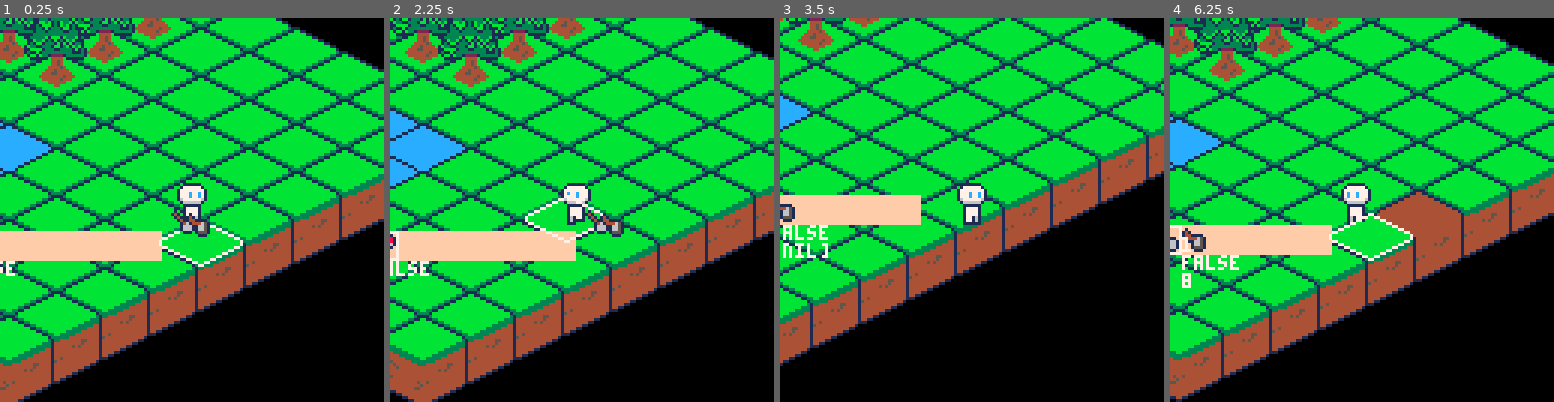
Above: before the commit, frames 1-4 (left to right).
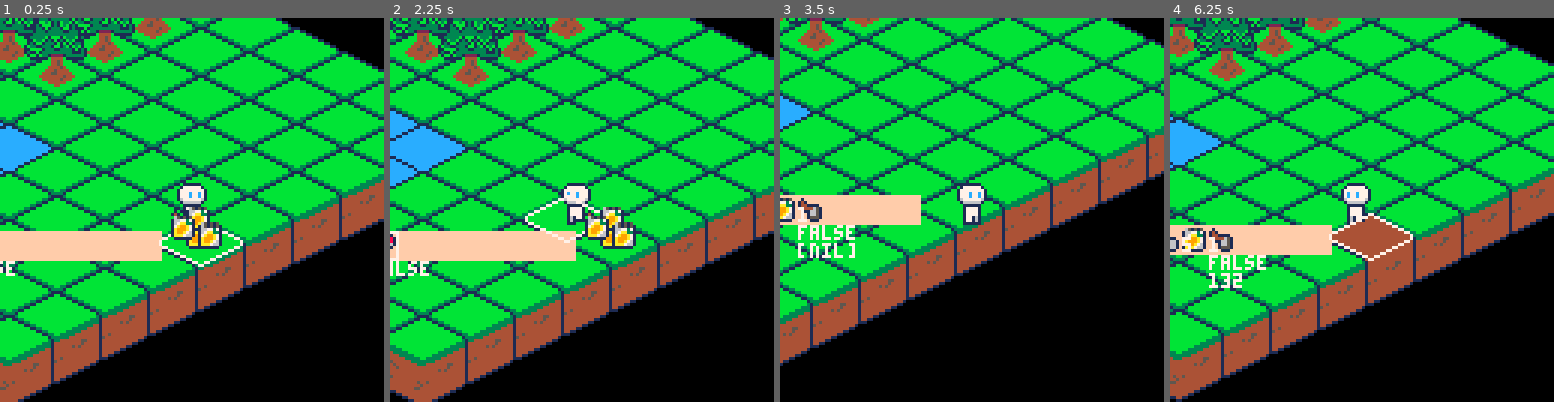
Above: after the commit, the same moments.

Repository: alainpuron/pico-8
Game: PICO-8 cartridge isometric.p8
The game is run twice, just before and just after one commit, with the same random seed, the same clock (stepped at 60 frames per second) and the same inputs.
Inputs:
- Up to frame 1 (0.25 s): no input
- Up to frame 2 (2.25 s): tap O (Z key) at 0.33, 0.7, 1.43, 2.22 s; tap X (X key) at 1.07, 2.07 s; hold Left from 1.97 s (still down)
- Up to frame 3 (3.5 s): release Left at 2.37 s; tap X (X key) every 0.33 s from 2.4 to 3.4 s; hold Down 2.42-2.82 s; hold Right from 2.87 s (still down); tap O (Z key) at 3.1 s
- Up to frame 4 (6.25 s): release Right at 3.53 s; hold Up 3.58-4.08 s; tap X (X key) every 0.33 s from 3.73 to 6.07 s; tap O (Z key) at 3.98, 4.87, 5.75 s; hold Right 4.13-4.53 s; hold Down 4.58-5.08 s; hold Left 5.13-5.8 s; hold Up 5.85-6.18 s; hold Left from 6.23 s (still down)

The runs differ from the first frame. In frame 1, 1.0% of the frame differs, in the area x 44-58%, y 49-61%; in frame 2, 1.0%; in frame 3, 1.1%; in frame 4, 4.2%, in the area x 0-76%, y 45-71%.

Commit message:
Add files via upload

Diff:
--- a/isometric.p8
+++ b/isometric.p8
@@ -20,6 +20,7 @@
 obj_spawning(1,objects,plr,'axe')
 obj_spawning(1,objects,plr,'shovel')
 obj_spawning(1,objects,plr,'hoe')
+obj_spawning(5,objects,plr,'carrot_seed')
 
 
 end
@@ -54,7 +57,9 @@
 	water = 4,
 	half = 12,
 	tree = 128,
-	soil = 132
+	soil = 132,
+	seed = 137
+
 	}
 
 	-- tile type
@@ -128,6 +133,10 @@
 
        	if tile == 132 then
        		spr_id = tiles.soil
+       	end
+
+       	if tile == 137 then
+       		spr_id = tiles.seeds
        	end
 
 
@@ -395,7 +405,8 @@
 	{ name ='shovel',id = 3, amount = 0,sprite = 106},
 	{ name ='hoe',id = 4, amount = 0,sprite = 122},
 	{ name ='log',id = 5, amount = 0,sprite = 224},
-	{ name ='tree_sap',id = 6, amount = 0,sprite = 240}
+	{ name ='tree_sap',id = 6, amount = 0,sprite = 240},
+	{ name ='carrot_seed',id = 7, amount = 0,sprite = 96}
 
 	}
 
@@ -540,6 +551,9 @@
 end
 
 
+
+-->8
+-- seed growing
 
 __gfx__
 00000000000000077000000000000000000000000000000110000000000000000000000000000001100000000000000000000000000000000000000000000000
@@ -590,14 +604,14 @@
 00000011111100000000000001110000000000111000000000000000000000000000000000000000199999910000000000000000000000000000000000000000
 00000000000000000000000000000000000000000000000000000000000000000000000000000000019999100000000000000000000000000000000000000000
 00000000000000000000000000000000000000000000000000000000000000000000000000000000001111000000000000000000000000000000000000000000
-00000011111100000000000000000000000000000000000000000000000000000000000000000000010000000000000000000000000000000000000000000000
-00000177777710000000000000000000000000000000000000000000000000000000000000000000141000000000000000000000000000000000000000000000
-00001777777771000000000000000000000000000000000000000000000000000000000000000000014100000000000000000000000000000000000000000000
-00001777c77c71000000000000000000000000000000000000000000000000000000000000000000001411100000000000000000000000000000000000000000
-00001777c77c71000000000000000000000000000000000000000000000000000000000000000000000146610000000000000000000000000000000000000000
-00001677777761000000000000000000000000000000000000000000000000000000000000000000000166610000000000000000000000000000000000000000
-00000166666610000000000000000000000000000000000000000000000000000000000000000000000166610000000000000000000000000000000000000000
-00000011111100000000000000000000000000000000000000000000000000000000000000000000000011100000000000000000000000000000000000000000
+06515150000000000000000000000000000000000000000000000000000000000000000000000000010000000000000000000000000000000000000000000000
+16677371000000000000000000000000000000000000000000000000000000000000000000000000141000000000000000000000000000000000000000000000
+167aa331000000000000000000000000000000000000000000000000000000000000000000000000014100000000000000000000000000000000000000000000
+17a99a71000000000000000000000000000000000000000000000000000000000000000000000000001411100000000000000000000000000000000000000000
+1a999a71000000000000000000000000000000000000000000000000000000000000000000000000000146610000000000000000000000000000000000000000
+1a99a761000000000000000000000000000000000000000000000000000000000000000000000000000166610000000000000000000000000000000000000000
+1aaa7661000000000000000000000000000000000000000000000000000000000000000000000000000166610000000000000000000000000000000000000000
+01111110000000000000000000000000000000000000000000000000000000000000000000000000000011100000000000000000000000000000000000000000
 00000000000000000000000000000000000000000000000000000000000000000000000000000000010000000000000000000000000000000000000000000000
 00000000000000000000000000000000000000000000000000000000000000000000000000000000141000000000000000000000000000000000000000000000
 00000000000000000000000000000000000000000000000000000000000000000000000000000000144111100000000000000000000000000000000000000000
@@ -609,15 +623,15 @@
 00000000000000111000000000000000000000000000000110000000000000000000000000000000000000000000000000000000000000000000000000000000
 00000000000001bbb110000000000000000000000000011441100000000000000000000000000000000000000000000000000000000000000000000000000000
 000000000000131bbbb1000000000000000000000001144444411000000000000000000000000000000000000000000000000000000000000000000000000000
-000000000011333111bb100000000000000000000114444444444110000000000000000000000000000000000000000000000000000000000000000000000000
+000000000011333111bb100000000000000000000114444444444110000000000000000000000002000000000000000000000000000000000000000000000000
 00000000013333333311100000000000000000011444444444444441100000000000000000000000000000000000000000000000000000000000000000000000
-00000000013331333333100000000000000001144444444444444444411000000000000000000000000000000000000000000000000000000000000000000000
+00000000013331333333100000000000000001144444444444444444411000000000000000000000000020000000000000000000000000000000000000000000
 0000000001bb3b131b33b10000000000000114444444444444444444444110000000000000000000000000000000000000000000000000000000000000000000
-00000000131bbb131b3b131000000000001444444444444444444444444441000000000000000000000000000000000000000000000000000000000000000000
-000000001331b13331bb131000000000014444444444444444444444444444100000000000000000000000000000000000000000000000000000000000000000
+00000000131bbb131b3b131000000000001444444444444444444444444441000000000002000000000000000000000000000000000000000000000000000000
+000000001331b13331bb131000000000014444444444444444444444444444100000000000000000200000000000000000000000000000000000000000000000
 00000000133313333311333100000000014444444444444444444444444444100000000000000000000000000000000000000000000000000000000000000000
 00000001333333333333333100000000014444444444444444444444444444100000000000000000000000000000000000000000000000000000000000000000
-000000133333b1bbb1b333b100000000014444444444444444444444444444100000000000000000000000000000000000000000000000000000000000000000
+000000133333b1bbb1b333b100000000014444444444444444444444444444100000000000000000002000000000000000000000000000000000000000000000
 00000011b33b131b131b3b1100000000014444444444444444444444444444100000000000000000000000000000000000000000000000000000000000000000
 000000131bb13331b1b1b13310000000014444444444444444444444444444100000000000000000000000000000000000000000000000000000000000000000
 000001b33113331bb13b1b3b10000000014444444444444444444444444444100000000000000000000000000000000000000000000000000000000000000000
